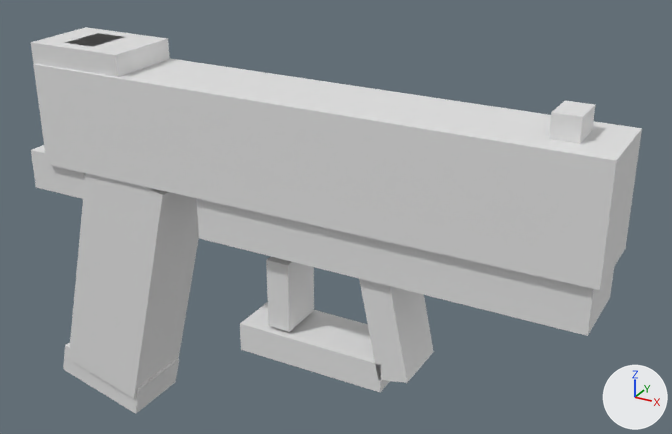
The FBX model assets/pistol/SM_Pistol.fbx, before and after one commit.
Camera for both pictures: a camera (50 mm lens) standing at (0.207, -0.23, 0.151) and looking at (0.074, 0.012, 0.03). Lighting does not change. The marker at lower right points along +X, +Y and +Z. The picture after the commit comes second.

Objects in the first picture: 'SM_Pistol'.
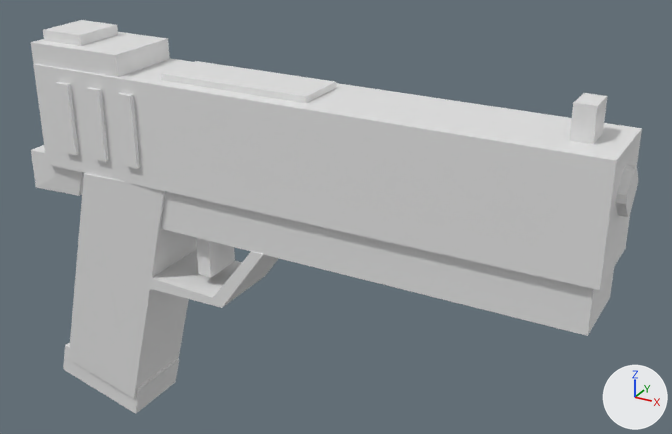
What differs and where, as boxes (x1, y1, x2, y2) in the pictures (672 x 434 px; the box of a moved part takes in the faces that stretch with it):
'SM_Pistol', reshaped: before (31, 27, 642, 414); after (31, 20, 642, 414)
part 1 of me_sm_pistol, moved or reshaped: before (549, 100, 595, 144); after (569, 93, 607, 144)
part 2 of me_sm_pistol, added: after (43, 20, 118, 46)
part 3 of me_sm_pistol, added: after (161, 61, 336, 103)
part 4 of me_sm_pistol, added: after (86, 87, 109, 162)
part 5 of me_sm_pistol, added: after (55, 82, 79, 155)
part 6 of me_sm_pistol, deleted: before (359, 279, 434, 383)
part 7 of me_sm_pistol, deleted: before (266, 257, 314, 332)
part 8 of me_sm_pistol, cut back: (600, 129, 642, 289) in both
part 9 of me_sm_pistol, built on: (36, 169, 594, 399) in both

Patch to the scene script:
```diff
--- a/assets/pistol/SM_Pistol.fbx.py
+++ b/assets/pistol/SM_Pistol.fbx.py
@@ me_sm_pistol @@
 # used by ob_sm_pistol; location = (0.0, 0.0, 0.0)
-me_sm_pistol.from_pydata(...)  # 88 vertices, 132 faces; spans x -0.034..0.165, y -0.014..0.014, z -0.056..0.081
+me_sm_pistol.from_pydata(...)  # 140 vertices, 228 faces; spans x -0.034..0.167, y -0.015..0.015, z -0.056..0.084
+# me_sm_pistol part 1: the loose piece of 8 vertices spanning x 0.146..0.154, y -0.006..0.006, z 0.073..0.081 is moved by (0.004, 0.0, 0.002)
+# me_sm_pistol part 2: a new loose piece, a box spanning x -0.024..-0.008, y -0.009..0.009, z 0.0775..0.0845, in mat_m_pistol (white #e7e7e7)
+# me_sm_pistol part 3: a new loose piece, a box spanning x 0.024..0.076, y -0.009..0.009, z 0.0736..0.076, in mat_m_pistol (white #e7e7e7)
+# me_sm_pistol part 4: a new loose piece, a box spanning x -0.0016..0.0036, y -0.0155..0.0155, z 0.0455..0.0695, in mat_m_pistol (white #e7e7e7)
+# me_sm_pistol part 5: a new loose piece, a box spanning x -0.0146..-0.0094, y -0.0155..0.0155, z 0.0455..0.0695, in mat_m_pistol (white #e7e7e7)
+# me_sm_pistol part 6: the loose piece of 8 vertices spanning x 0.093..0.111, y -0.01..0.01, z -0.011..0.031 is deleted
+# me_sm_pistol part 7: the loose piece of 8 vertices spanning x 0.06..0.068, y -0.008..0.008, z -0.004..0.02 is deleted
+# me_sm_pistol part 8
+# 2 faces are deleted
+# 18 vertices are added at x 0.165..0.167, y -0.006..0.007, z 0.055..0.068
+# 38 new faces join them
+# me_sm_pistol part 9
+# 5 vertices are removed from x 0.024..0.102, y -0.01..0.013, z -0.015..0.037
+# 15 faces are deleted
+# 21 vertices move from x -0.016..0.05, y -0.013..0.013, z -0.015..0.081 to x -0.015..0.032, y -0.015..0.015, z 0.008..0.069
+# 23 vertices are added at x 0.015..0.062, y -0.013..0.014, z 0.001..0.039
+# 51 new faces join them
 me_sm_pistol.materials.append(mat_m_pistol)
```
